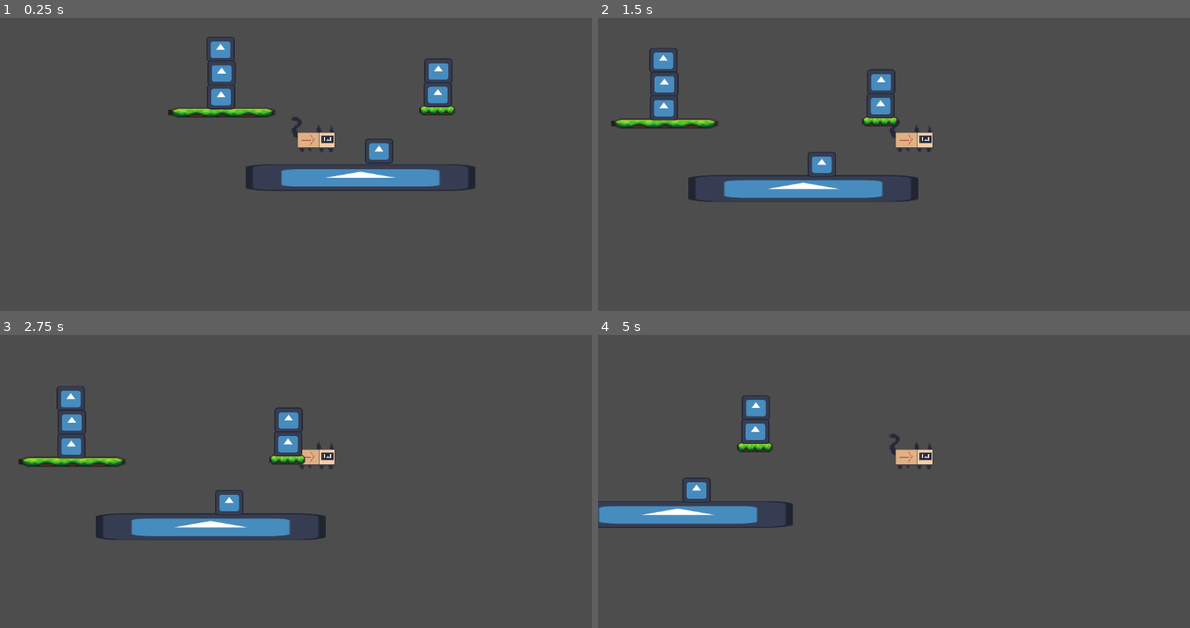
Above: before the commit, frames 1-4 (two rows, left to right).
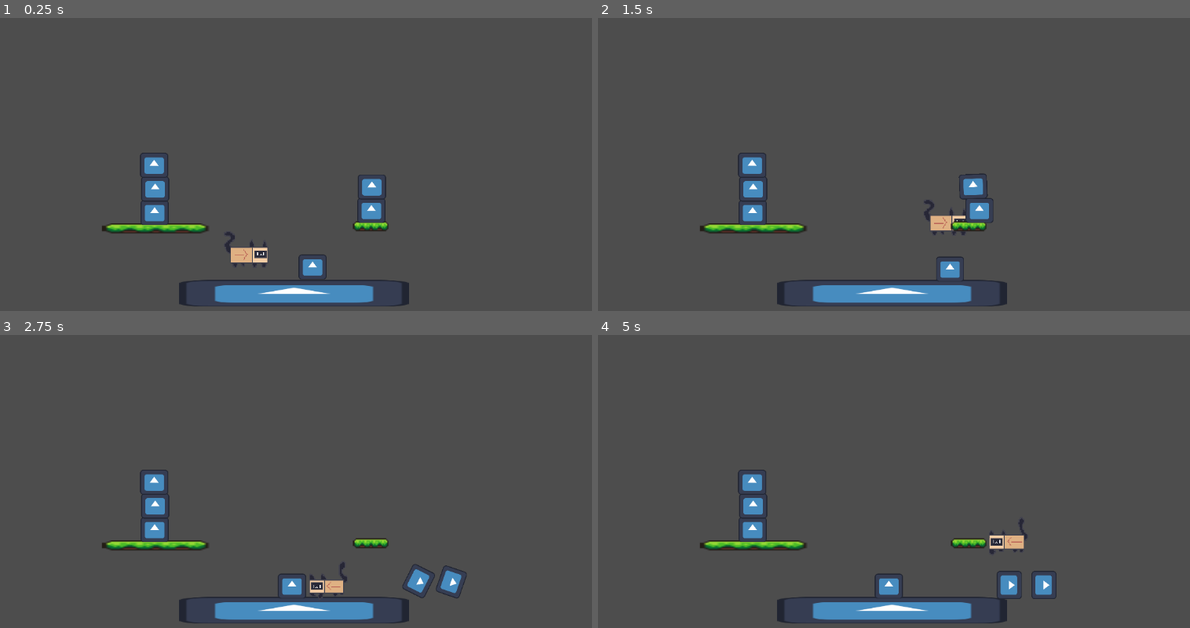
Above: after the commit, the same moments.

Repository: BelinhoBR/noob-jam-team
Game: Godot game, scene res://Scenes/map.tscn
The game is run twice, just before and just after one commit, with the same random seed, the same clock (stepped at 60 frames per second) and the same inputs. The engine's default icon, where the game draws it, is replaced by a stand-in: a white triangle on a blue panel in a dark square.
Inputs:
- Up to frame 1 (0.25 s): no input
- Up to frame 2 (1.5 s): tap Enter (ui_accept) at 0.5, 0.6 s; hold Right (ui_right) from 0.53 s (still down); tap Space (jump) at 0.77, 0.8, 1.07, 1.35 s
- Up to frame 3 (2.75 s): tap Space (jump) at 1.52, 1.82, 2.3 s; tap Enter (ui_accept) at 1.55, 2.1 s; release Right (ui_right) at 2.03 s; hold Left (ui_left) from 2.03 s (still down)
- Up to frame 4 (5 s): release Left (ui_left) at 2.78 s; hold Right (ui_right) 2.78-4.28 s; tap Enter (ui_accept) at 2.85, 4.35 s; tap Space (jump) at 3.02, 3.32, 3.6, 3.77, 4.07, 4.52, 4.82 s; hold Left (ui_left) from 4.28 s (still down)

The runs differ from the first frame. In frame 1, 9.2% of the frame differs, in the area x 17-81%, y 6-99%; in frame 2, 8.9%; in frame 3, 8.9%; in frame 4, 7.8%.

Commit message:
Revert "git"
This reverts commit f33e86061f94fca0afe940b2c6c69a48057df54f.

Diff:
--- a/serious-noob-jam/Scenes/catbox.gd
+++ /dev/null
@@ -1,25 +0,0 @@
-extends CharacterBody2D
-
-
-const SPEED = 300.0
-const JUMP_VELOCITY = -400.0
-
-
-func _physics_process(delta: float) -> void:
-	# Add the gravity.
-	if not is_on_floor():
-		velocity += get_gravity() * delta
-
-	# Handle jump.
-	if Input.is_action_just_pressed("ui_accept") and is_on_floor():
-		velocity.y = JUMP_VELOCITY
-
-	# Get the input direction and handle the movement/deceleration.
-	# As good practice, you should replace UI actions with custom gameplay actions.
-	var direction := Input.get_axis("ui_left", "ui_right")
-	if direction:
-		velocity.x = direction * SPEED
-	else:
-		velocity.x = move_toward(velocity.x, 0, SPEED)
-
-	move_and_slide()
--- a/serious-noob-jam/Scenes/map.tscn
+++ b/serious-noob-jam/Scenes/map.tscn
@@ -3,7 +3,6 @@
 [ext_resource type="Texture2D" uid="uid://cpbyd4adlq55v" path="res://icon.svg" id="1_ci6au"]
 [ext_resource type="PackedScene" uid="uid://clekoxvpjv3fa" path="res://Scenes/Catbox.tscn" id="2_26yhd"]
 [ext_resource type="PackedScene" uid="uid://cttrj7ess1xee" path="res://Scenes/object.tscn" id="2_p3ir5"]
-[ext_resource type="Script" uid="uid://g61pv3gb61pd" path="res://Scenes/catbox.gd" id="3_q0mm3"]
 [ext_resource type="PackedScene" uid="uid://blor3rpu2i5jl" path="res://Scenes/platform.tscn" id="4_myvm1"]
 
 [sub_resource type="WorldBoundaryShape2D" id="WorldBoundaryShape2D_26yhd"]
@@ -26,10 +25,10 @@
 shape = SubResource("WorldBoundaryShape2D_26yhd")
 
 [node name="Catbox" parent="." unique_id=1900732100 instance=ExtResource("2_26yhd")]
-position = Vector2(454, 509)
-script = ExtResource("3_q0mm3")
+position = Vector2(453, 509)
 
-[node name="Camera2D" type="Camera2D" parent="Catbox" unique_id=926594819]
+[node name="object" parent="." unique_id=376307921 instance=ExtResource("2_p3ir5")]
+position = Vector2(574, 530)
 
 [node name="Platform" parent="." unique_id=1838004511 instance=ExtResource("4_myvm1")]
 position = Vector2(681, 486)
@@ -38,22 +37,17 @@
 position = Vector2(286, 490)
 scale = Vector2(6, 2)
 
-[node name="boxes" type="Node" parent="." unique_id=916567004]
+[node name="RigidBody2D" parent="." unique_id=1943526069 instance=ExtResource("2_p3ir5")]
+position = Vector2(284, 450)
 
-[node name="RigidBody2D5" parent="boxes" unique_id=1469856298 instance=ExtResource("2_p3ir5")]
-position = Vector2(683, 387)
+[node name="RigidBody2D2" parent="." unique_id=744655299 instance=ExtResource("2_p3ir5")]
+position = Vector2(285, 401)
 
-[node name="RigidBody2D4" parent="boxes" unique_id=1239276528 instance=ExtResource("2_p3ir5")]
+[node name="RigidBody2D3" parent="." unique_id=1129304412 instance=ExtResource("2_p3ir5")]
+position = Vector2(283, 355)
+
+[node name="RigidBody2D4" parent="." unique_id=1239276528 instance=ExtResource("2_p3ir5")]
 position = Vector2(682, 441)
 
-[node name="RigidBody2D3" parent="boxes" unique_id=1129304412 instance=ExtResource("2_p3ir5")]
-position = Vector2(283, 355)
-
-[node name="RigidBody2D2" parent="boxes" unique_id=744655299 instance=ExtResource("2_p3ir5")]
-position = Vector2(285, 401)
-
-[node name="RigidBody2D" parent="boxes" unique_id=1943526069 instance=ExtResource("2_p3ir5")]
-position = Vector2(284, 450)
-
-[node name="object" parent="boxes" unique_id=376307921 instance=ExtResource("2_p3ir5")]
-position = Vector2(574, 530)
+[node name="RigidBody2D5" parent="." unique_id=1469856298 instance=ExtResource("2_p3ir5")]
+position = Vector2(683, 387)
Not shown, removed: serious-noob-jam/Scenes/catbox.gd.uid
